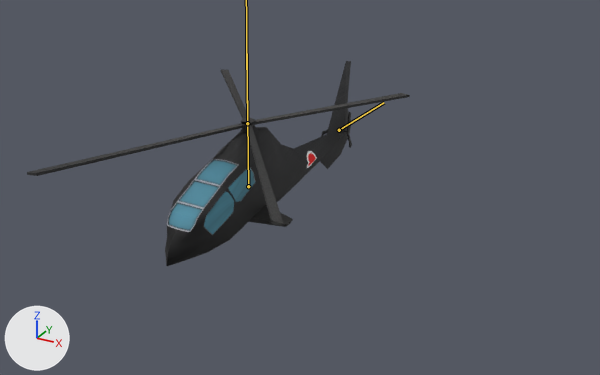
Renders of the FBX model IGME219Final/Assets/helicopter.fbx from each side of a commit.
Before and after are seen from a camera (50 mm lens) standing at (0.115, -0.1893, 0.0929) and looking at (0.0173, -0.0117, 0.0041). Every picture has the same lights, and +X, +Y and +Z are marked at lower left. Both versions are drawn at frame 20 of the action 'Take 001'; the numbers are the values there. The bones that bend it are drawn over the model as lines.

In view in the first picture: 'heli'.
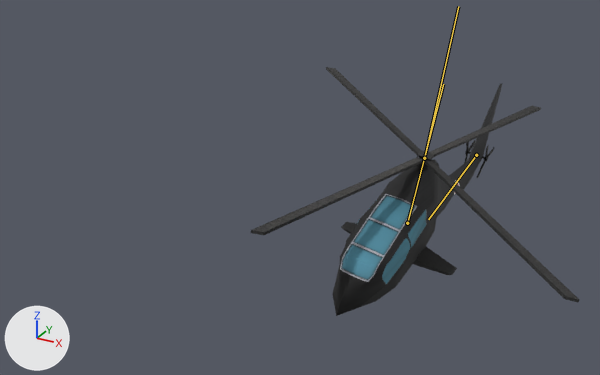
What the commit changed:
Bone 'body' (bone_body) moves from (0.0, 0.0, 0.0) to (0.0, 0.0, 4.75).
Bone 'body' (bone_body) turns from (0, 0, 0) to (10, 0, 0) degrees about its own x, y and z.
Bone 'rotor' (bone_rotor) turns from (0, 0, 0) to (-168, 0, 0) degrees about its own x, y and z.
Bone 'propeller' (bone_propeller) turns from (0, 0, 0) to (0, -168, 3) degrees about its own x, y and z.

What differs and where, as boxes [x1, y1, x2, y2] in the pictures (600 x 375 px):
'heli', posed (14% narrower, 21% taller): before [27, 61, 410, 266]; after [251, 67, 579, 316]
bone 'body', root to tip: before (248, 186) to (246, 53); after (407, 223) to (443, 84)
bone 'rotor', root to tip: before (339, 130) to (384, 102); after (476, 155) to (428, 219)
